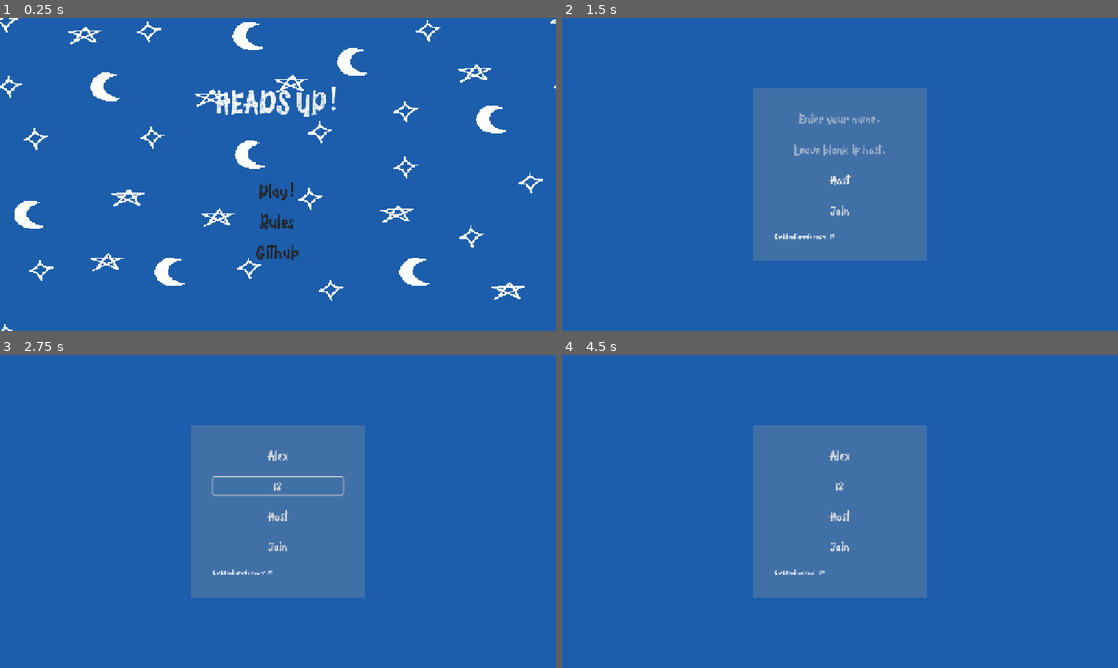
Above: before the commit, frames 1-4 (two rows, left to right).
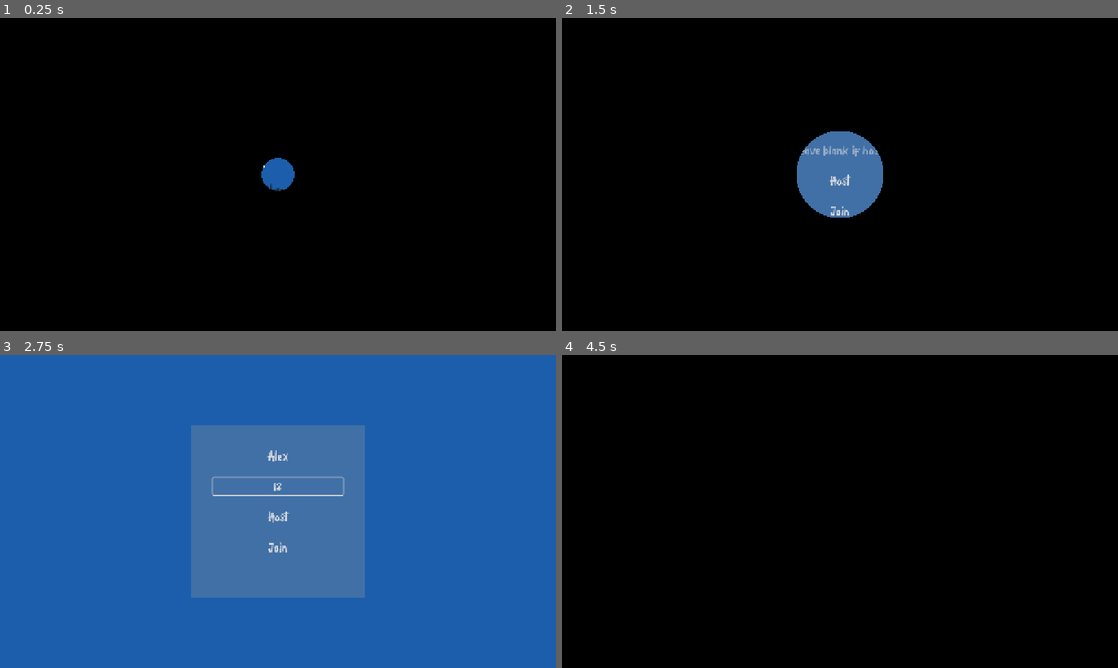
Above: after the commit, the same moments.

Repository: Haydara1/Heads-Up
Game: Godot game, scene res://scenes/Main-menu.tscn
The game is run twice, just before and just after one commit, with the same random seed, the same clock (stepped at 60 frames per second) and the same inputs.
Inputs (mouse positions are in pixels of both pictures, inside the frame that each line leads up to):
- Up to frame 1 (0.25 s): no input
- Up to frame 2 (1.5 s): click "Play!" at 0.5 s; click (840, 180) at 1.25 s, where only the run before the commit has a clickable "Host"
- Up to frame 3 (2.75 s): click (278, 455) at 2.02 s; type "Alex" at 2.1 s; click (278, 486) at 2.25 s; type "12" at 2.33 s
- Up to frame 4 (4.5 s): click "Host" at 2.75 s; click "Join" at 3.5 s

The runs differ from the first frame. In frame 1, 100% of the frame differs, in the area x 0-100%, y 0-100%; in frame 2, 97%; in frame 3, 0.4%; in frame 4, 100%.

Commit message:
Added circle transition

Diff:
--- a/GameManager.gd
+++ b/GameManager.gd
@@ -169,7 +169,7 @@
 	if confirmed_order.size() == players_in_game.size():
 		running = false
 		_broadcast_state()
-		return_to_lobby.rpc()
+		#return_to_lobby.rpc()
 
 
 func _broadcast_state() -> void:
--- /dev/null
+++ b/assets/CircleTransition.gdshader
@@ -0,0 +1,17 @@
+shader_type canvas_item;
+render_mode unshaded;
+
+uniform float circle_size : hint_range(0.0, 1.5) = 0.0;
+uniform float screen_width = 1152.0;
+uniform float screen_height = 648.0;
+
+void fragment() {
+    float ratio = screen_width / screen_height;
+
+    vec2 centered_uv = UV - vec2(0.5, 0.5);
+    centered_uv.x *= ratio;
+
+    float dist = length(centered_uv);
+
+    COLOR = vec4(0.0, 0.0, 0.0, step(circle_size, dist));
+}
--- a/scenes/Main-menu.tscn
+++ b/scenes/Main-menu.tscn
@@ -3,10 +3,17 @@
 [ext_resource type="Script" uid="uid://df0nhxoa5fup7" path="res://scripts/main_menu.gd" id="1_ak5k6"]
 [ext_resource type="Texture2D" uid="uid://ckup5gdgw5wyq" path="res://assets/Pattern.png" id="2_ewema"]
 [ext_resource type="Shader" uid="uid://b67e4wgv7hbib" path="res://assets/scroller.gdshader" id="2_m3c5h"]
+[ext_resource type="Shader" uid="uid://yoyjgm4sxky6" path="res://assets/CircleTransition.gdshader" id="4_iq4lo"]
 
 [sub_resource type="ShaderMaterial" id="ShaderMaterial_m3c5h"]
 shader = ExtResource("2_m3c5h")
 shader_parameter/speed = 0.1
+
+[sub_resource type="ShaderMaterial" id="ShaderMaterial_ao1dd"]
+shader = ExtResource("4_iq4lo")
+shader_parameter/circle_size = 0.0
+shader_parameter/screen_width = 1280.0
+shader_parameter/screen_height = 720.0
 
 [node name="main" type="Control" unique_id=412631385]
 layout_mode = 3
@@ -58,8 +65,10 @@
 [node name="Label" type="Label" parent="CenterContainer/VBoxContainer" unique_id=1124871755]
 custom_minimum_size = Vector2(0, 200)
 layout_mode = 2
-theme_override_font_sizes/font_size = 72
+theme_override_font_sizes/font_size = 106
 text = "HEADS UP!"
+horizontal_alignment = 1
+vertical_alignment = 1
 
 [node name="PlayButton" type="Button" parent="CenterContainer/VBoxContainer" unique_id=1084425710]
 layout_mode = 2
@@ -82,5 +91,31 @@
 text = "Github"
 flat = true
 
+[node name="Label" type="Label" parent="." unique_id=1882697753]
+layout_mode = 1
+anchors_preset = 3
+anchor_left = 1.0
+anchor_top = 1.0
+anchor_right = 1.0
+anchor_bottom = 1.0
+offset_left = -40.0
+offset_top = -16.0
+grow_horizontal = 0
+grow_vertical = 0
+theme_override_font_sizes/font_size = 26
+text = "Made by Haydara and Isma!"
+
+[node name="CircleTransition" type="ColorRect" parent="." unique_id=1006340263]
+visible = false
+material = SubResource("ShaderMaterial_ao1dd")
+layout_mode = 1
+anchors_preset = 15
+anchor_right = 1.0
+anchor_bottom = 1.0
+grow_horizontal = 2
+grow_vertical = 2
+mouse_filter = 2
+color = Color(0, 0, 0, 1)
+
 [connection signal="pressed" from="CenterContainer/VBoxContainer/PlayButton" to="." method="_on_play_button_pressed"]
 [connection signal="pressed" from="CenterContainer/VBoxContainer/Github" to="." method="_on_github_pressed"]
--- a/scenes/connected_lobby.tscn
+++ b/scenes/connected_lobby.tscn
@@ -1,6 +1,13 @@
 [gd_scene format=3 uid="uid://brl3jey6n8wjy"]
 
 [ext_resource type="Script" uid="uid://wy37o7h0iser" path="res://scripts/connected_lobby.gd" id="1_3c6hh"]
+[ext_resource type="Shader" uid="uid://yoyjgm4sxky6" path="res://assets/CircleTransition.gdshader" id="2_uch3t"]
+
+[sub_resource type="ShaderMaterial" id="ShaderMaterial_ff53a"]
+shader = ExtResource("2_uch3t")
+shader_parameter/circle_size = 0.0
+shader_parameter/screen_width = 1280.0
+shader_parameter/screen_height = 720.0
 
 [node name="Connected-lobby" type="Control" unique_id=295589882]
 layout_mode = 3
@@ -61,4 +68,16 @@
 horizontal_alignment = 1
 vertical_alignment = 1
 
+[node name="CircleTransition" type="ColorRect" parent="." unique_id=143299835]
+visible = false
+material = SubResource("ShaderMaterial_ff53a")
+layout_mode = 1
+anchors_preset = 15
+anchor_right = 1.0
+anchor_bottom = 1.0
+grow_horizontal = 2
+grow_vertical = 2
+mouse_filter = 2
+color = Color(0, 0, 0, 1)
+
 [connection signal="pressed" from="CenterContainer/VBoxContainer/PlayButton" to="." method="_on_start_button_pressed"]
--- a/scenes/gameplay.tscn
+++ b/scenes/gameplay.tscn
@@ -1,6 +1,13 @@
 [gd_scene format=3 uid="uid://bucdvfof7xiqo"]
 
 [ext_resource type="Script" uid="uid://w2k8lcbi321i" path="res://scripts/gameplay.gd" id="1_7biu0"]
+[ext_resource type="Shader" uid="uid://yoyjgm4sxky6" path="res://assets/CircleTransition.gdshader" id="2_00tan"]
+
+[sub_resource type="ShaderMaterial" id="ShaderMaterial_l1v76"]
+shader = ExtResource("2_00tan")
+shader_parameter/circle_size = 0.0
+shader_parameter/screen_width = 1280.0
+shader_parameter/screen_height = 720.0
 
 [node name="Gameplay" type="Control" unique_id=866181721]
 layout_mode = 3
@@ -55,3 +62,15 @@
 theme_override_font_sizes/font_size = 52
 text = "Press here to confirm!"
 flat = true
+
+[node name="CircleTransition" type="ColorRect" parent="." unique_id=1501129110]
+visible = false
+material = SubResource("ShaderMaterial_l1v76")
+layout_mode = 1
+anchors_preset = 15
+anchor_right = 1.0
+anchor_bottom = 1.0
+grow_horizontal = 2
+grow_vertical = 2
+mouse_filter = 2
+color = Color(0, 0, 0, 1)
--- a/scenes/lobby.tscn
+++ b/scenes/lobby.tscn
@@ -1,6 +1,13 @@
 [gd_scene format=3 uid="uid://bof8lllrsvjnq"]
 
 [ext_resource type="Script" uid="uid://ct8o1ih8rb6lq" path="res://scripts/lobby.gd" id="1_o1atq"]
+[ext_resource type="Shader" uid="uid://yoyjgm4sxky6" path="res://assets/CircleTransition.gdshader" id="2_5gu6x"]
+
+[sub_resource type="ShaderMaterial" id="ShaderMaterial_q60fs"]
+shader = ExtResource("2_5gu6x")
+shader_parameter/circle_size = 0.0
+shader_parameter/screen_width = 1280.0
+shader_parameter/screen_height = 720.0
 
 [node name="Lobby" type="Control" unique_id=1240909931]
 layout_mode = 3
@@ -68,5 +75,17 @@
 [node name="StatusLabel" type="Label" parent="CenterContainer/VBoxContainer" unique_id=540355650]
 layout_mode = 2
 
+[node name="CircleTransition" type="ColorRect" parent="." unique_id=2123787097]
+visible = false
+material = SubResource("ShaderMaterial_q60fs")
+layout_mode = 1
+anchors_preset = 15
+anchor_right = 1.0
+anchor_bottom = 1.0
+grow_horizontal = 2
+grow_vertical = 2
+mouse_filter = 2
+color = Color(0, 0, 0, 1)
+
 [connection signal="pressed" from="CenterContainer/VBoxContainer/HostButton" to="." method="_on_host_button_pressed"]
 [connection signal="pressed" from="CenterContainer/VBoxContainer/JoinButton" to="." method="_on_join_button_pressed"]
--- a/scripts/connected_lobby.gd
+++ b/scripts/connected_lobby.gd
@@ -6,7 +6,18 @@
 @onready var play_button: Button = $CenterContainer/VBoxContainer/PlayButton
 @onready var pack_list : ItemList = $CenterContainer/VBoxContainer/PackList
 
+@onready var circleTransition: ColorRect = $CircleTransition
+
+
 func _ready() -> void:
+	var mat := circleTransition.material as ShaderMaterial
+
+	mat.set_shader_parameter("screen_width", get_viewport_rect().size.x)
+	mat.set_shader_parameter("screen_height", get_viewport_rect().size.y)
+	mat.set_shader_parameter("circle_size", 0.0)
+
+	circleTransition.visible = true
+
 	# Wait until the GameManager has loaded the packs.
 	if GameManager.packs.is_empty():
 		GameManager.load_packs()
@@ -16,12 +27,6 @@
 	for pack_name in GameManager.packs.keys():
 		pack_list.add_item(str(pack_name), null, true)
 
-	# Select the first pack by default.
-	if pack_list.item_count > 0:
-		pack_list.select(0)
-
-	print("Available packs: ", GameManager.packs.keys())
-	print("Items in PackList: ", pack_list.item_count)
 
 	NetworkManager.lobby_updated.connect(_on_lobby_updated)
 
@@ -29,6 +34,16 @@
 
 	# Only the host can start the game.
 	play_button.disabled = not multiplayer.is_server()
+
+	var tween := create_tween()
+	tween.tween_method(
+		func(value: float) -> void:
+			mat.set_shader_parameter("circle_size", value),
+		0.0,
+		1.05,
+		1.0
+	)
+
 
 
 func _on_start_button_pressed() -> void:
@@ -45,6 +60,19 @@
 
 	if not multiplayer.is_server():
 		return
+
+	var mat := circleTransition.material as ShaderMaterial
+
+	var tween := create_tween()
+	tween.tween_method(
+		func(value: float) -> void:
+			mat.set_shader_parameter("circle_size", value),
+		1.05,
+		0,
+		0.8
+	)
+
+	await tween.finished
 
 	GameManager.start_game(selected_names)
 
--- a/scripts/gameplay.gd
+++ b/scripts/gameplay.gd
@@ -6,8 +6,19 @@
 @onready var word_label: Label = $VBoxContainer/CharacterLabel
 @onready var confirm_button: Button = $VBoxContainer/ConfirmButton
 
+@onready var circleTransition: ColorRect = $CircleTransition
+
+var transition_started := false
 
 func _ready() -> void:
+	var mat := circleTransition.material as ShaderMaterial
+
+	mat.set_shader_parameter("screen_width", get_viewport_rect().size.x)
+	mat.set_shader_parameter("screen_height", get_viewport_rect().size.y)
+	mat.set_shader_parameter("circle_size", 0.0)
+
+	circleTransition.visible = true
+
 	GameManager.state_changed.connect(_on_state_changed)
 	GameManager.words_changed.connect(_on_words_changed)
 	confirm_button.pressed.connect(GameManager.submit_confirmation)
@@ -21,6 +32,15 @@
 		_on_state_changed(GameManager.latest_state)
 
 	_on_words_changed(GameManager.latest_words)
+
+	var tween := create_tween()
+	tween.tween_method(
+		func(value: float) -> void:
+			mat.set_shader_parameter("circle_size", value),
+		0.0,
+		1.05,
+		1.0
+	)
 
 
 func _on_state_changed(state: Dictionary) -> void:
@@ -53,6 +73,10 @@
 		or confirmed.has(my_id)
 	)
 
+	if not bool(state.get("running", false)) and not transition_started:
+		transition_started = true
+		_return_to_lobby_with_transition()
+
 
 func _on_words_changed(words: Dictionary) -> void:
 	var players: Dictionary = GameManager.latest_state.get(
@@ -80,3 +104,25 @@
 		)
 
 	word_label.text = "\n".join(lines)
+
+func _return_to_lobby_with_transition() -> void:
+	var mat := circleTransition.material as ShaderMaterial
+
+	circleTransition.visible = true
+	circleTransition.mouse_filter = Control.MOUSE_FILTER_IGNORE
+
+	var tween := create_tween()
+	tween.tween_method(
+		func(value: float) -> void:
+			mat.set_shader_parameter("circle_size", value),
+		1.05,
+		0.0,
+		1.0
+	)
+
+	await tween.finished
+
+	if multiplayer.is_server():
+		GameManager.return_to_lobby.rpc()
+	else:
+		GameManager.return_to_lobby.rpc_id(1)
--- a/scripts/lobby.gd
+++ b/scripts/lobby.gd
@@ -4,11 +4,45 @@
 @onready var ip_input: LineEdit = $CenterContainer/VBoxContainer/IPInput
 @onready var status_label: Label = $CenterContainer/VBoxContainer/StatusLabel
 
+@onready var circleTransition: ColorRect = $CircleTransition
+
 func _ready() -> void:
+	var mat := circleTransition.material as ShaderMaterial
+
+	mat.set_shader_parameter("screen_width", get_viewport_rect().size.x)
+	mat.set_shader_parameter("screen_height", get_viewport_rect().size.y)
+	mat.set_shader_parameter("circle_size", 0.0)
+
+	circleTransition.visible = true
+
 	NetworkManager.connection_status.connect(_on_status)
 	NetworkManager.lobby_updated.connect(_on_lobby_updated)
 
+	var tween := create_tween()
+	tween.tween_method(
+		func(value: float) -> void:
+			mat.set_shader_parameter("circle_size", value),
+		0.0,
+		1.05,
+		1.0
+	)
+
+
 func _on_host_button_pressed() -> void:
+	# Begin transition
+	var mat := circleTransition.material as ShaderMaterial
+
+	var tween := create_tween()
+	tween.tween_method(
+		func(value: float) -> void:
+			mat.set_shader_parameter("circle_size", value),
+		1.05,
+		0,
+		0.8
+	)
+
+	await tween.finished
+
 	var error := NetworkManager.host_game(name_input.text)
 
 	if error != OK:
@@ -20,9 +54,27 @@
 		push_error("SceneTree is unavailable in lobby.gd")
 		return
 
+
 	tree.change_scene_to_file(
 		"res://scenes/connected_lobby.tscn")
+
+
 func _on_join_button_pressed() -> void:
+	# Begin transition
+	var mat := circleTransition.material as ShaderMaterial
+
+	var tween := create_tween()
+	tween.tween_method(
+		func(value: float) -> void:
+			mat.set_shader_parameter("circle_size", value),
+		1.05,
+		0,
+		0.8
+	)
+
+	await tween.finished
+
+
 	var error := NetworkManager.join_game(
 		ip_input.text,
 		name_input.text
--- a/scripts/main_menu.gd
+++ b/scripts/main_menu.gd
@@ -1,7 +1,43 @@
 extends Control
+
+@onready var circleTransition: ColorRect = $CircleTransition
+
+func _ready() -> void:
+	var mat := circleTransition.material as ShaderMaterial
+
+	mat.set_shader_parameter("screen_width", get_viewport_rect().size.x)
+	mat.set_shader_parameter("screen_height", get_viewport_rect().size.y)
+	mat.set_shader_parameter("circle_size", 0.0)
+
+	circleTransition.visible = true
+
+	await get_tree().create_timer(0.2).timeout
+
+	var tween := create_tween()
+	tween.tween_method(
+		func(value: float) -> void:
+			mat.set_shader_parameter("circle_size", value),
+		0.0,
+		1.05,
+		1.0
+	)
+
 
 
 func _on_play_button_pressed() -> void:
+	var mat := circleTransition.material as ShaderMaterial
+
+	var tween := create_tween()
+	tween.tween_method(
+		func(value: float) -> void:
+			mat.set_shader_parameter("circle_size", value),
+		1.05,
+		0,
+		0.8
+	)
+
+	await tween.finished
+
 	get_tree().change_scene_to_file("res://scenes/lobby.tscn")
 
 
Not shown, added: assets/CircleTransition.gdshader.uid
